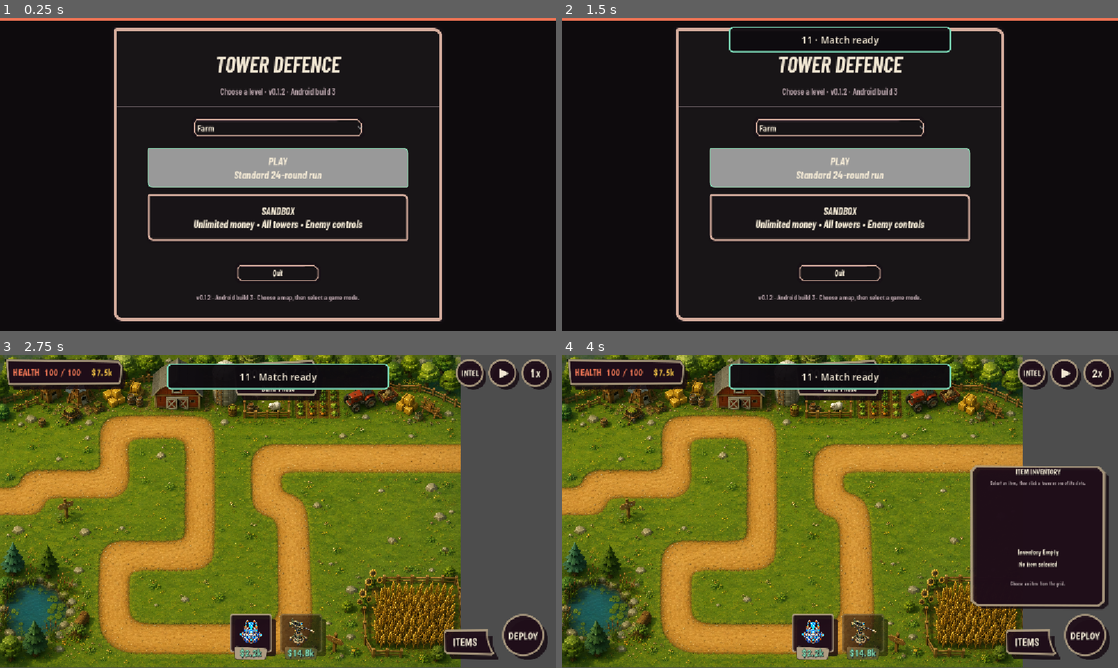
Above: before the commit, frames 1-4 (two rows, left to right).
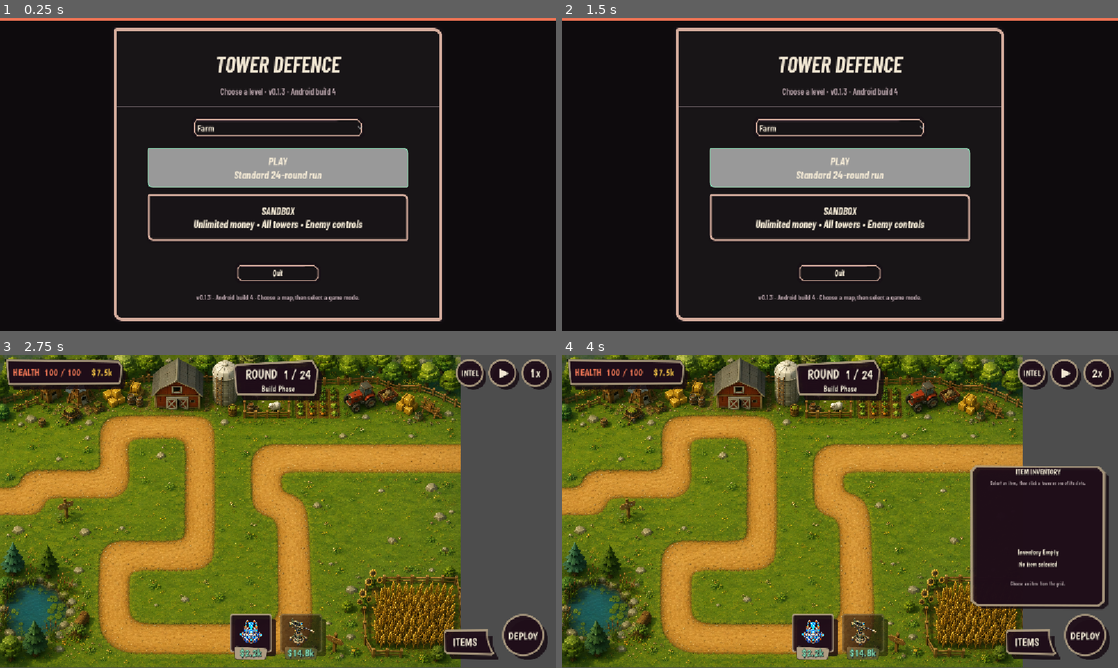
Above: after the commit, the same moments.

Repository: tstover91/Towerdefense
Game: Godot game, scene res://ui/screens/main_menu_visual.tscn
Two runs of this game, one before a commit and one after it. Both use one fixed random seed, a clock stepped at 60 frames per second and the inputs below. The engine's default icon, where the game draws it, is replaced by a stand-in: a white triangle on a blue panel in a dark square.
Inputs (mouse positions are in pixels of both pictures, inside the frame that each line leads up to):
- Up to frame 1 (0.25 s): no input
- Up to frame 2 (1.5 s): click "SANDBOX Unlimited money • All…" at 0.5 s; click "Main Menu" at 1.25 s
- Up to frame 3 (2.75 s): click "PLAY Standard 24-round run" at 2 s
- Up to frame 4 (4 s): click (1101, 373) at 2.75 s; click (1034, 646) at 3.5 s

The runs differ from the first frame. In frame 1, 0.2% of the frame differs, in the area x 37-65%, y 22-91%; in frame 2, 1.2%; in frame 3, 2.5%, in the area x 30-70%, y 2-12%; in frame 4, 2.5%.

Commit message:
Simplify Android gameplay scene transition

Diff:
--- a/main.gd
+++ b/main.gd
@@ -424,9 +424,7 @@
 	Engine.time_scale = 1.0
 	game_speed = 1.0
 	sandbox_mode = SessionState.sandbox_mode
-	SessionState.set_startup_status("5 · Loading selected map")
 	load_selected_map()
-	SessionState.set_startup_status("6 · Configuring gameplay HUD")
 	_configure_minimal_hud()
 	update_speed_button()
 	enemy_rng.randomize()
@@ -434,11 +432,9 @@
 	wave_director = WaveDirectorScript.new(enemy_rng, get_active_enemy_count)
 	draft_manager = DraftManagerScript.new(shop_rng)
 	item_shop_manager = ItemShopManagerScript.new(shop_rng)
-	SessionState.set_startup_status("7 · Creating controllers")
 	ensure_build_controller()
 	round_controller = RoundControllerScript.new(enemy_rng)
 	ensure_reinforcement_controller()
-	SessionState.set_startup_status("8 · Generating run")
 	generate_run_director_plan()
 	roll_challenge_round_order()
 	_align_sidebar_to_build_grid()
@@ -455,14 +451,12 @@
 		run_state.set_tower_roster(GameStats.get_playable_tower_family_ids())
 	else:
 		roll_random_starting_towers(2)
-	SessionState.set_startup_status("9 · Populating gameplay HUD")
 	populate_tower_list()
 	clear_tower_details()
 	update_money()
 	update_lives()
 	update_round_count()
 	refresh_enemy_hud(true)
-	SessionState.set_startup_status("10 · Connecting gameplay UI")
 	enemy_toggle_button.pressed.connect(_on_enemy_strip_toggled)
 	spawntimer.timeout.connect(_spawn_mob)
 	reinforcement_button.pressed.connect(_on_reinforcement_button_pressed)
@@ -485,7 +479,6 @@
 		sandbox_panel.configure(self)
 	else:
 		sandbox_panel.hide()
-	SessionState.set_startup_status("11 · Match ready")
 
 
 func _configure_between_round_screen(screen: BetweenRoundShop) -> void:
--- a/main_menu.gd
+++ b/main_menu.gd
@@ -1,7 +1,8 @@
 extends Control
 
 const MapData = preload("res://map_database.gd")
-const BUILD_LABEL := "v0.1.2 · Android build 3"
+const GAMEPLAY_SCENE: PackedScene = preload("res://main.tscn")
+const BUILD_LABEL := "v0.1.3 · Android build 4"
 
 @onready var map_selector: OptionButton = $Content/Card/Content/MapSelector
 @onready var normal_button: Button = $Content/Card/Content/LevelButtons/NormalButton
@@ -27,18 +28,6 @@
 		_on_sandbox_button_pressed
 	):
 		sandbox_button.button_down.connect(_on_sandbox_button_pressed)
-	if not SessionState.gameplay_transition_failed.is_connected(
-		_on_gameplay_transition_failed
-	):
-		SessionState.gameplay_transition_failed.connect(
-			_on_gameplay_transition_failed
-		)
-	if not SessionState.gameplay_transition_status.is_connected(
-		_on_gameplay_transition_status
-	):
-		SessionState.gameplay_transition_status.connect(
-			_on_gameplay_transition_status
-		)
 	normal_button.grab_focus()
 
 
@@ -64,7 +53,7 @@
 		return
 	start_requested = true
 	_show_starting_state()
-	SessionState.start_normal_game(get_selected_map_id())
+	_start_game(false)
 
 
 func _on_sandbox_button_pressed() -> void:
@@ -72,7 +61,13 @@
 		return
 	start_requested = true
 	_show_starting_state()
-	SessionState.start_sandbox_game(get_selected_map_id())
+	_start_game(true)
+
+
+func _start_game(use_sandbox_mode: bool) -> void:
+	SessionState.selected_map_id = get_selected_map_id()
+	SessionState.sandbox_mode = use_sandbox_mode
+	get_tree().change_scene_to_packed.bind(GAMEPLAY_SCENE).call_deferred()
 
 
 func _show_starting_state() -> void:
@@ -82,18 +77,5 @@
 	footer.text = "Opening match..."
 
 
-func _on_gameplay_transition_failed(message: String) -> void:
-	start_requested = false
-	normal_button.disabled = false
-	sandbox_button.disabled = false
-	subtitle.text = message
-	footer.text = message
-
-
-func _on_gameplay_transition_status(message: String) -> void:
-	subtitle.text = message
-	footer.text = "%s · %s" % [BUILD_LABEL, message]
-
-
 func _on_quit_button_pressed() -> void:
 	get_tree().quit()
--- a/project.godot
+++ b/project.godot
@@ -12,7 +12,7 @@
 
 config/name="Tower Defence"
 config/description="A mobile tower-defense game with branching tower upgrades and relic-driven builds."
-config/version="0.1.2"
+config/version="0.1.3"
 run/main_scene="res://ui/screens/main_menu_visual.tscn"
 config/features=PackedStringArray("4.7", "Mobile")
 config/icon="uid://n5wurppyeq5"
--- a/session_state.gd
+++ b/session_state.gd
@@ -1,60 +1,10 @@
 extends Node
-
-signal gameplay_transition_failed(message: String)
-signal gameplay_transition_status(message: String)
 
 const MapData = preload("res://map_database.gd")
 const MAIN_MENU_SCENE := "res://ui/screens/main_menu_visual.tscn"
-const GAMEPLAY_SCENE_PATH := "res://main.tscn"
-const GAMEPLAY_SCENE: PackedScene = preload("res://main.tscn")
 
 var sandbox_mode := false
 var selected_map_id: StringName = MapData.DEFAULT_MAP_ID
-var _game_start_pending := false
-var _startup_overlay: PanelContainer
-var _startup_label: Label
-
-
-func _ready() -> void:
-	_create_startup_overlay()
-
-
-func _create_startup_overlay() -> void:
-	var layer := CanvasLayer.new()
-	layer.layer = 1000
-	layer.process_mode = Node.PROCESS_MODE_ALWAYS
-	add_child(layer)
-
-	_startup_overlay = PanelContainer.new()
-	_startup_overlay.visible = false
-	_startup_overlay.mouse_filter = Control.MOUSE_FILTER_IGNORE
-	_startup_overlay.set_anchors_preset(Control.PRESET_CENTER_TOP)
-	_startup_overlay.position = Vector2(-230.0, 18.0)
-	_startup_overlay.size = Vector2(460.0, 54.0)
-	var panel_style := StyleBoxFlat.new()
-	panel_style.bg_color = Color(0.055, 0.043, 0.059, 0.96)
-	panel_style.border_color = Color(0.486, 0.851, 0.718, 1.0)
-	panel_style.set_border_width_all(3)
-	panel_style.set_corner_radius_all(8)
-	_startup_overlay.add_theme_stylebox_override("panel", panel_style)
-	layer.add_child(_startup_overlay)
-
-	_startup_label = Label.new()
-	_startup_label.custom_minimum_size = Vector2(450.0, 48.0)
-	_startup_label.horizontal_alignment = HORIZONTAL_ALIGNMENT_CENTER
-	_startup_label.vertical_alignment = VERTICAL_ALIGNMENT_CENTER
-	_startup_label.add_theme_color_override(
-		"font_color", Color(0.945, 0.906, 0.827, 1.0)
-	)
-	_startup_label.add_theme_font_size_override("font_size", 20)
-	_startup_overlay.add_child(_startup_label)
-
-
-func set_startup_status(message: String) -> void:
-	if _startup_overlay == null or _startup_label == null:
-		return
-	_startup_label.text = message
-	_startup_overlay.visible = true
 
 
 func select_map(map_id: StringName) -> void:
@@ -63,82 +13,7 @@
 	)
 
 
-func start_normal_game(map_id: StringName = &"") -> void:
-	set_startup_status("1 · Normal start handler entered")
-	if _game_start_pending:
-		set_startup_status("STOP · A match start is already pending")
-		return
-	if not map_id.is_empty():
-		select_map(map_id)
-	sandbox_mode = false
-	_queue_gameplay_scene_change()
-
-
-func start_sandbox_game(map_id: StringName = &"") -> void:
-	set_startup_status("1 · Sandbox start handler entered")
-	if _game_start_pending:
-		set_startup_status("STOP · A match start is already pending")
-		return
-	if not map_id.is_empty():
-		select_map(map_id)
-	sandbox_mode = true
-	_queue_gameplay_scene_change()
-
-
-func _queue_gameplay_scene_change() -> void:
-	_game_start_pending = true
-	set_startup_status("2 · Match request queued")
-	gameplay_transition_status.emit("Request received")
-	call_deferred("_change_to_gameplay_scene")
-
-
-func _change_to_gameplay_scene() -> void:
-	set_startup_status("3 · Opening gameplay scene")
-	gameplay_transition_status.emit("Opening gameplay scene")
-	var error := get_tree().change_scene_to_packed(GAMEPLAY_SCENE)
-	if error != OK:
-		_report_transition_failure(error)
-		return
-	_verify_gameplay_transition()
-
-
-func _verify_gameplay_transition() -> void:
-	await get_tree().process_frame
-	await get_tree().process_frame
-	var current_scene := get_tree().current_scene
-	if (
-		current_scene != null
-		and current_scene.scene_file_path == GAMEPLAY_SCENE_PATH
-	):
-		return
-	gameplay_transition_status.emit("Scene switch stalled; retrying")
-	set_startup_status("4 · Scene switch stalled; retrying")
-	_install_gameplay_scene_manually()
-
-
-func _install_gameplay_scene_manually() -> void:
-	var gameplay_scene := GAMEPLAY_SCENE.instantiate()
-	if gameplay_scene == null:
-		_report_transition_failure(ERR_CANT_CREATE)
-		return
-	var tree := get_tree()
-	var previous_scene := tree.current_scene
-	tree.root.add_child(gameplay_scene)
-	tree.current_scene = gameplay_scene
-	if previous_scene != null and previous_scene != gameplay_scene:
-		previous_scene.queue_free()
-
-
-func _report_transition_failure(error: Error) -> void:
-	_game_start_pending = false
-	var message := "Unable to open match (error %d)." % error
-	set_startup_status(message)
-	push_error("%s Scene: %s" % [message, GAMEPLAY_SCENE_PATH])
-	gameplay_transition_failed.emit(message)
-
-
 func return_to_main_menu() -> void:
-	_game_start_pending = false
 	get_tree().paused = false
 	Engine.time_scale = 1.0
 	get_tree().change_scene_to_file(MAIN_MENU_SCENE)
Not shown, changed: export_presets.cfg
